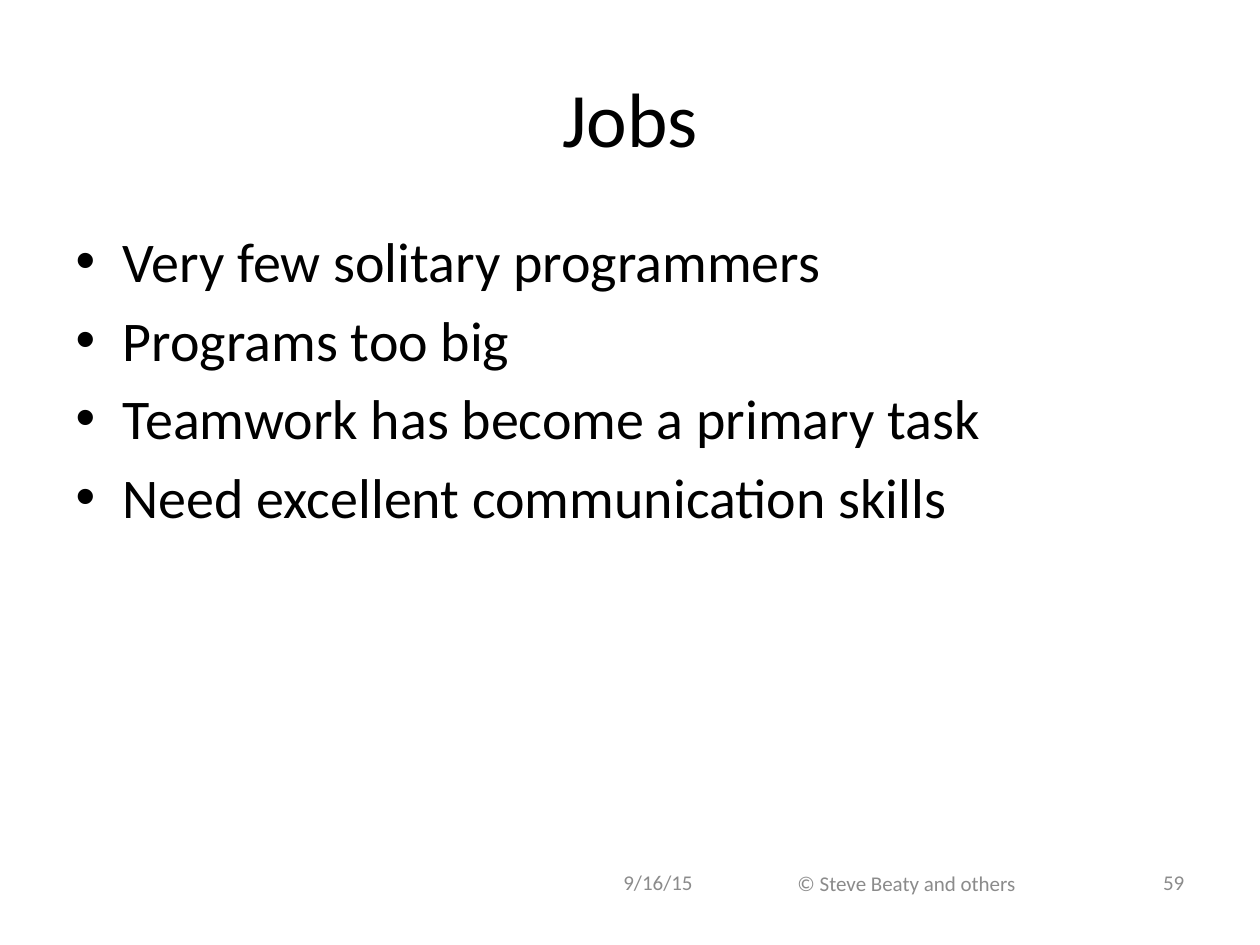
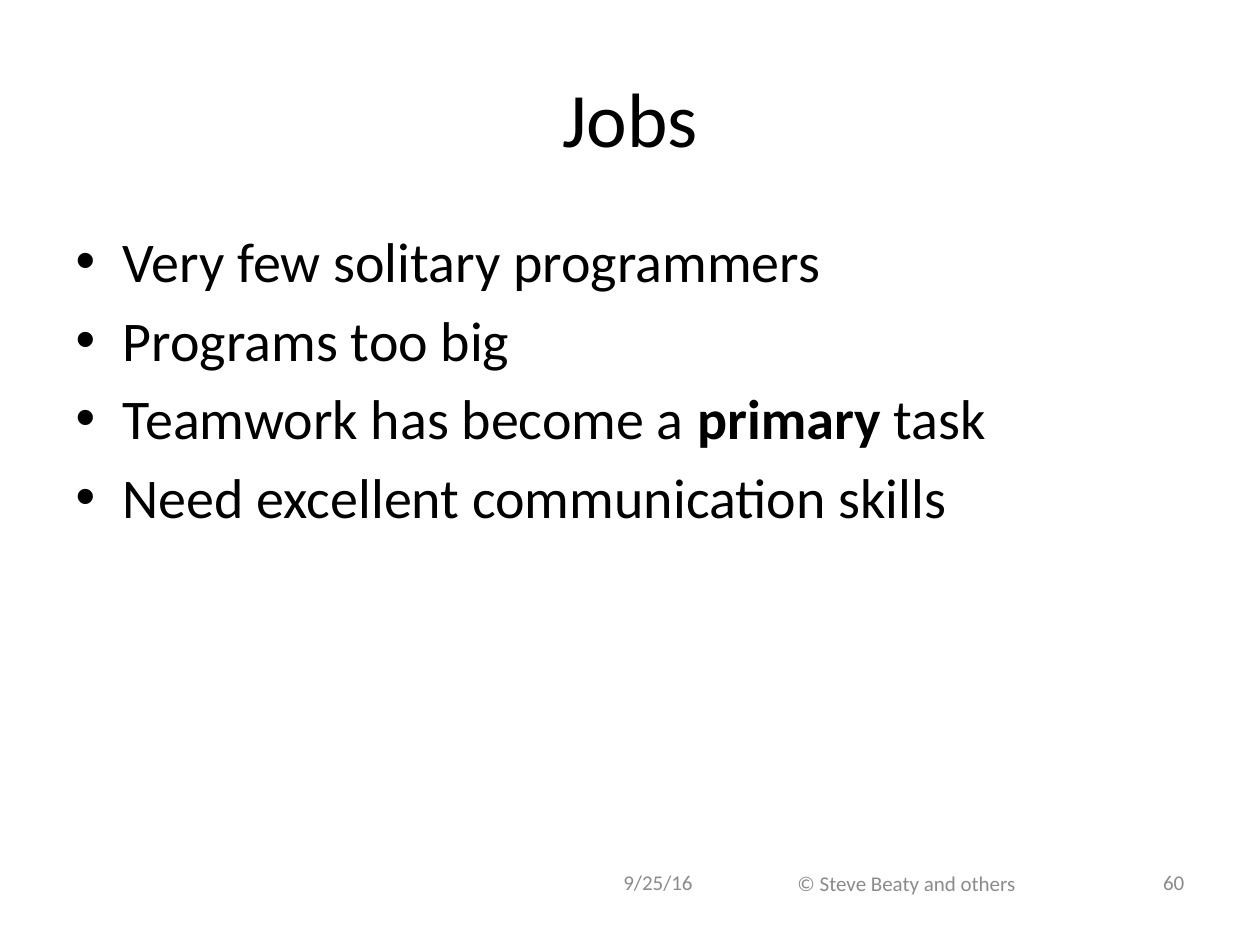
Before and after one commit to ivogeorg/cs1030, a slide deck: slide 60 of slides-steve/Chapter 08.pptx (slide 59 before the commit). Drawn at 1260x945 pixels with LibreOffice and Linux fonts; fonts in the diff are those of the drawing; background and template pictures are left out. Boxes give left, top, right and bottom in pixels: in the first picture for what was removed or moved away, otherwise in the second. Text is boxed around its words. In the diff, an @@ line names an element or a change of style, - is before the commit and + after.

```diff
--- a/slides-steve/Chapter 08.pptx
+++ b/slides-steve/Chapter 08.pptx
@@ text at (x1=123, y1=399, x2=986, y2=448): bold on in "primary" @@
@@ text at (x1=623, y1=875, x2=692, y2=891): text changed @@
-9/16/15
+9/25/16
@@ page number at (x1=1163, y1=876, x2=1184, y2=890): text changed @@
-59
+60
```
Also in this commit, not shown: 62 other slides changed, 1 slide added, 1 other file.
